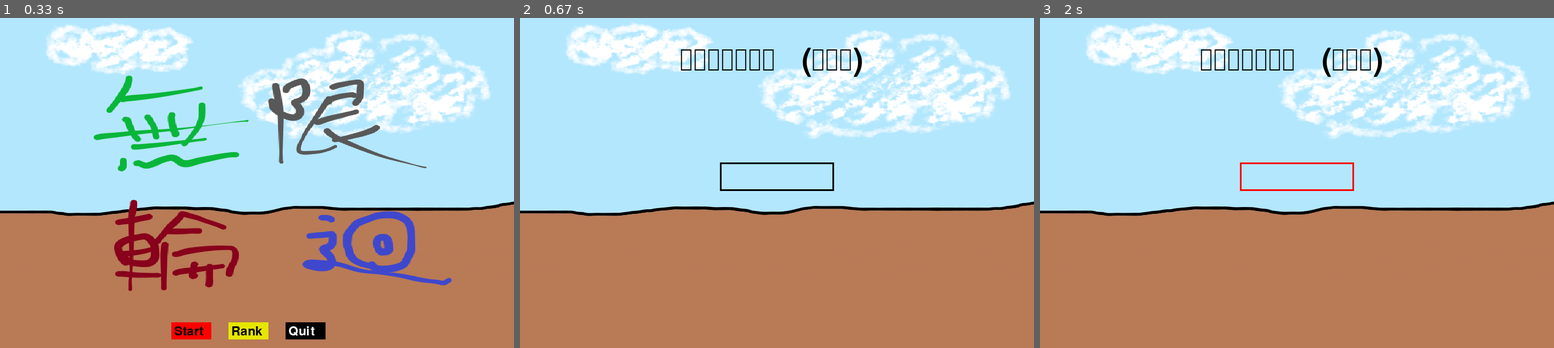
Above: before the commit, frames 1-3 (left to right).
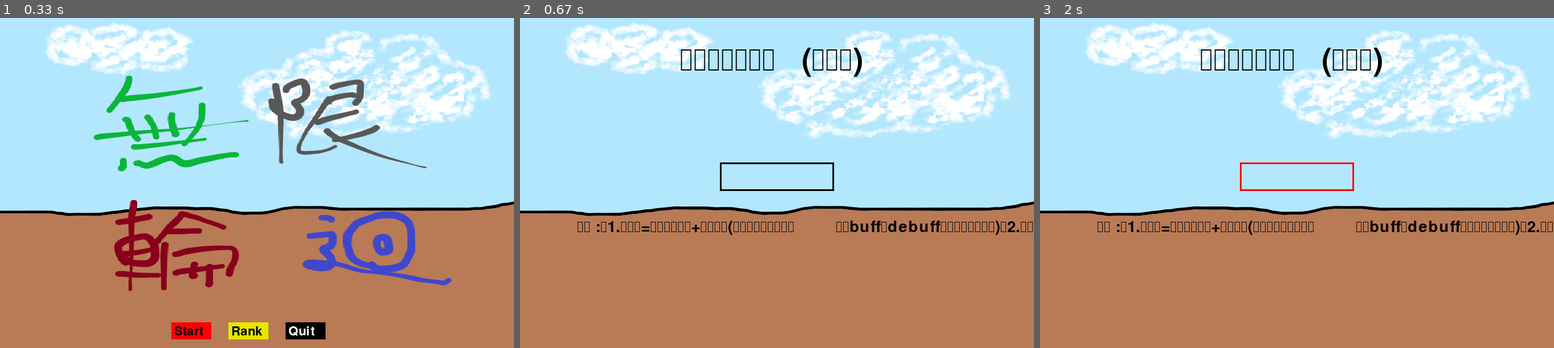
Above: after the commit, the same moments.

Repository: razersword21/pygame-card
Game: pygame game, started from main.py
The game is run twice, just before and just after one commit, with the same random seed, the same clock (stepped at 60 frames per second) and the same inputs.
Inputs (mouse positions are in pixels of both pictures, inside the frame that each line leads up to):
- Up to frame 1 (0.33 s): no input
- Up to frame 2 (0.67 s): click "Start" at 0.38 s
- Up to frame 3 (2 s): click (1297, 176) at 0.72 s; click (1137, 126) at 1.05 s; click (1297, 176) at 1.93 s

Frame 1 is identical in both runs. In frame 2, 0.8% of the frame differs, in the area x 11-100%, y 61-66%; in frame 3, 0.8%.

Commit message:
update to 4.0.2

Diff:
--- a/src/input_name.py
+++ b/src/input_name.py
@@ -12,7 +12,7 @@
     while inputing:
         win.blit(bg.bg_big, bg.rect)
         title_font = pygame.font.Font('font/ChenYuluoyan-Thin.ttf', 80)
-        base_font = pygame.font.Font('font/ChenYuluoyan-Thin.ttf', 50)
+        base_font = pygame.font.Font('font/ChenYuluoyan-Thin.ttf', 40)
         menu_text = title_font.render("輸入玩家名字\n   (限英文)", True, BLACK)
         win.blit(menu_text, (280, 70))
 
@@ -43,4 +43,8 @@
         input_box.center = (900/2, 600/2)
         win.blit(text_surface, (input_box.x+5, input_box.y+5))
         pygame.draw.rect(win, color, input_box, 3)
+
+        menu_text = base_font.render("說明 :\n1.攻擊力=玩家加成數值+卡牌傷害(防禦和治癒相同，\n         甚至buff與debuff都會加上加成數值)\n2.商店可購買加成屬性\n3.每次打贏敵人可選擇獎勵", True, BLACK)
+        win.blit(menu_text, (100, 375))
+
         pygame.display.flip()
